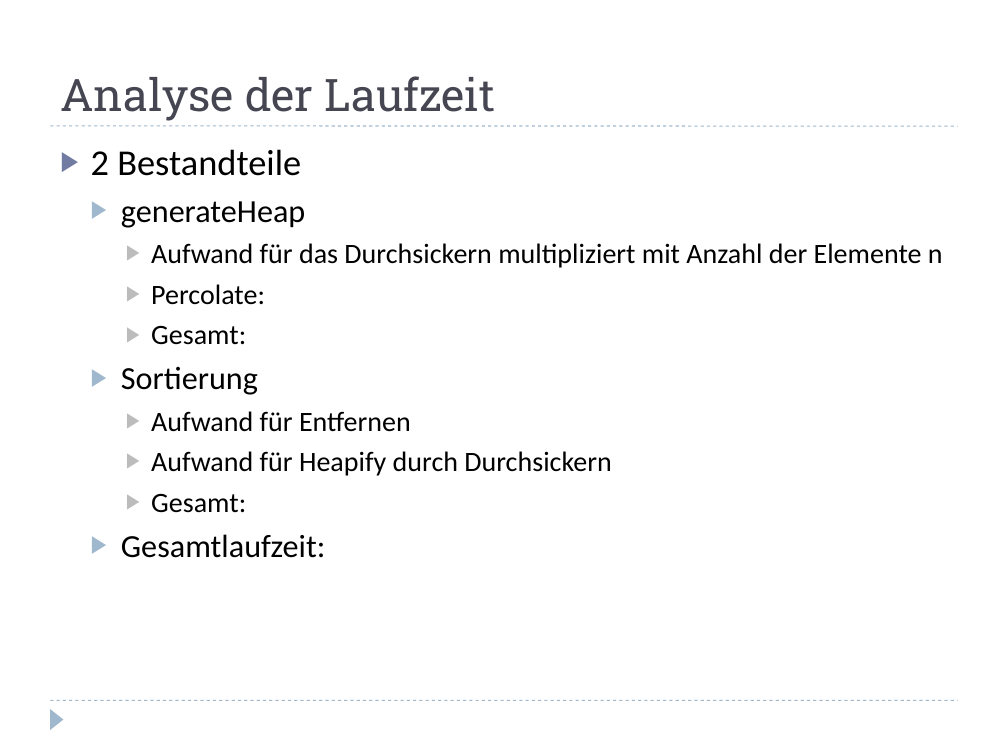
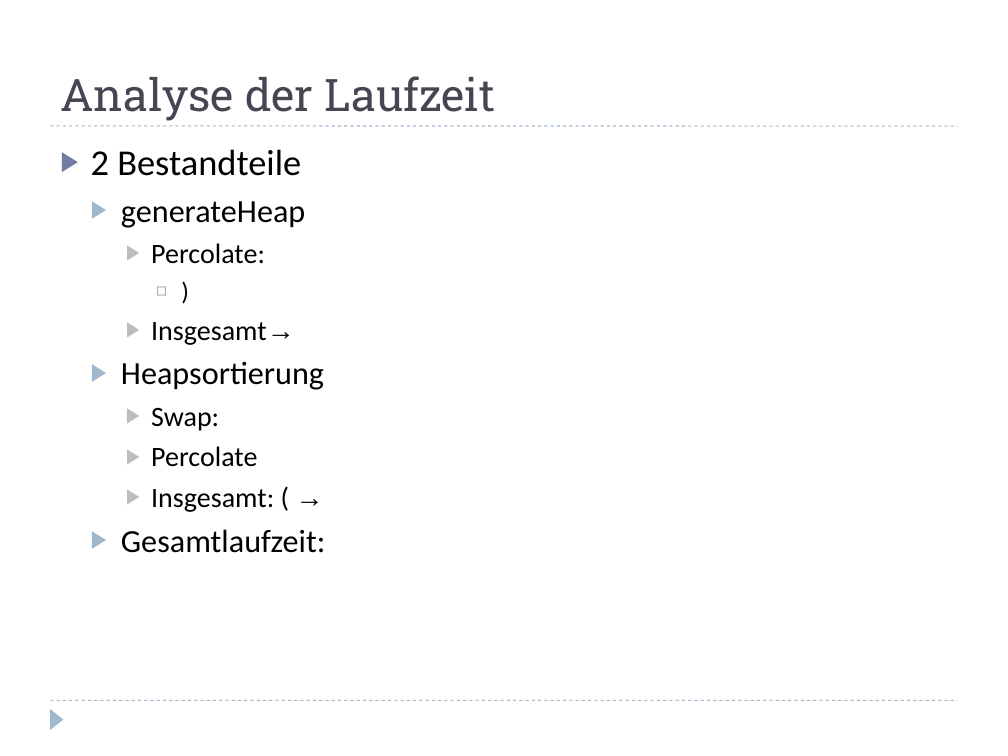
Before and after one commit to hienng/Heapsort, a slide deck: slide 29 of heapsort.odp (slide 27 before the commit). Drawn at 1008x756 pixels with LibreOffice and Linux fonts; fonts in the diff are those of the drawing. Boxes give left, top, right and bottom in pixels: in the first picture for what was removed or moved away, otherwise in the second. Text is boxed around its words. In the diff, an @@ line names an element or a change of style, - is before the commit and + after.

Commit message:
changes to presentation

```diff
--- a/heapsort.odp
+++ b/heapsort.odp
@@ text at [151, 243, 943, 268]: paragraph removed @@
-    ▶ Aufwand für das Durchsickern multipliziert mit Anzahl der Elemente n
@@ text at [121, 322, 324, 512]: text changed @@
-    ▶ Gesamt:
-  ▶ Sortierung
-    ▶ Aufwand für Entfernen
-    ▶ Aufwand für Heapify durch Durchsickern
-    ▶ Gesamt:
+      ◻ )
+    ▶ Insgesamt→
+  ▶ Heapsortierung
+    ▶ Swap:
+    ▶ Percolate
+    ▶ Insgesamt: ( →
```
Also in this commit, not shown: 3 other slides changed, 4 slides added, 1 slide removed, 2 other files.
